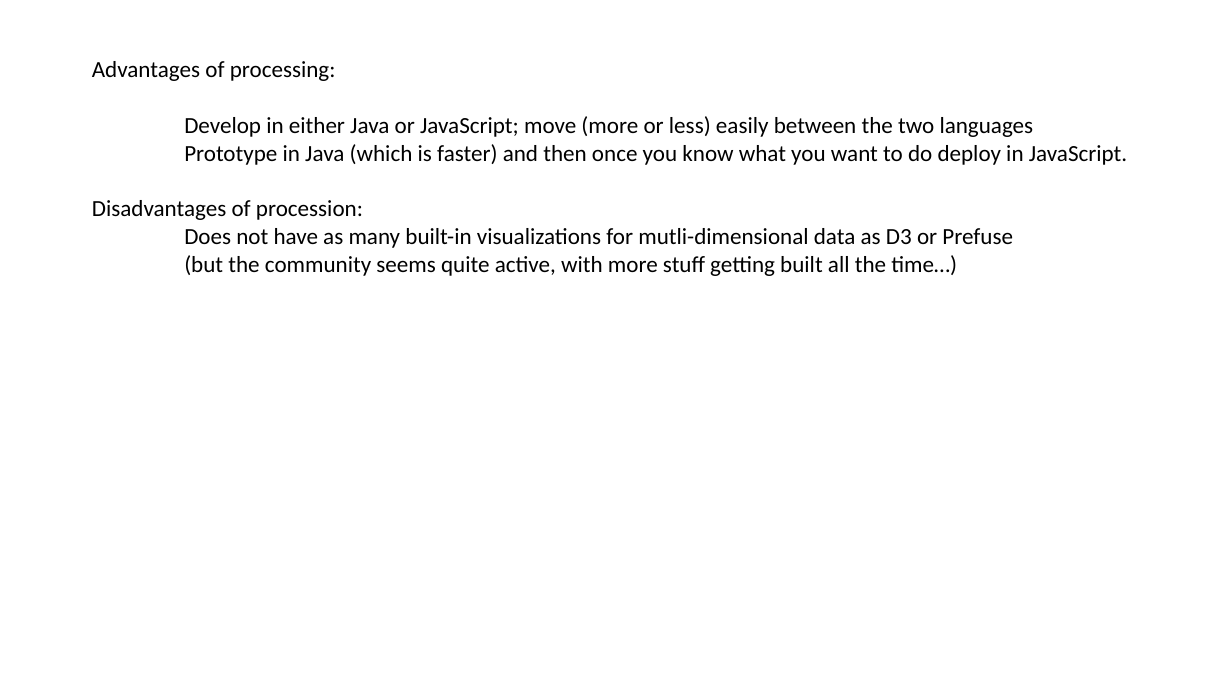
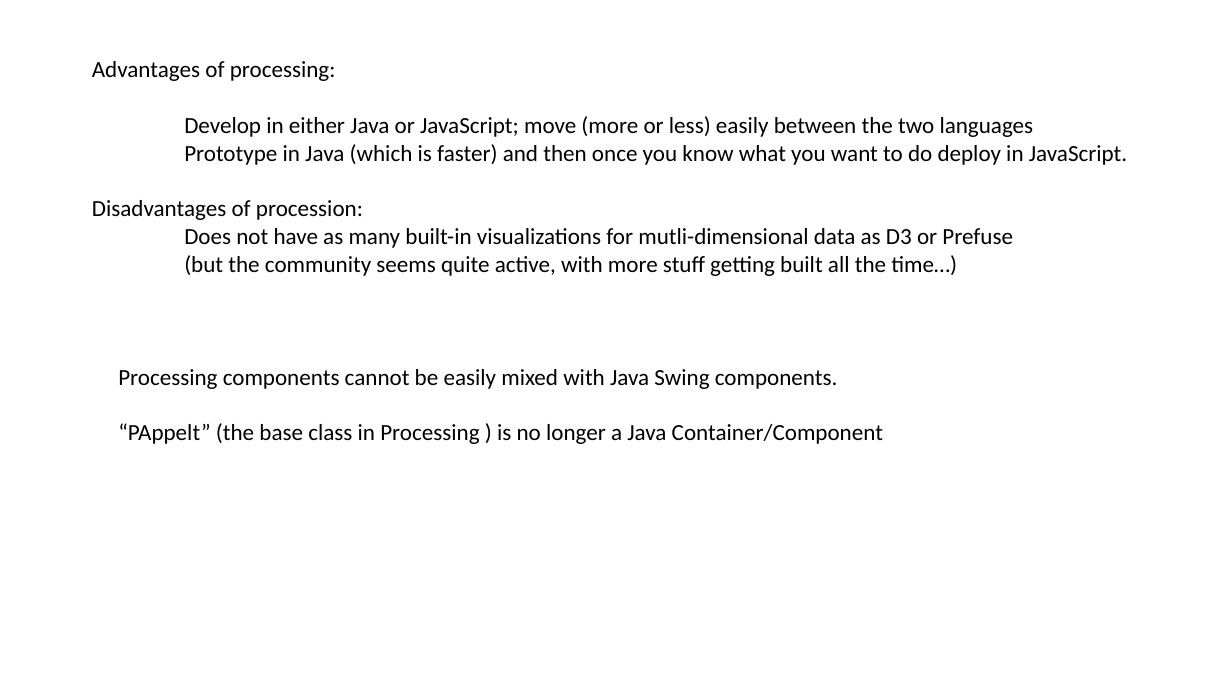
Before and after one commit to afodor/afodor.github.io, a slide deck: slide 9 of classes/prog2015/Prog3-Lecture13.pptx. Drawn at 1232x693 pixels with LibreOffice and Linux fonts; fonts in the diff are those of the drawing. Boxes give left, top, right and bottom in pixels: in the first picture for what was removed or moved away, otherwise in the second. Text is boxed around its words. In the diff, an @@ line names an element or a change of style, - is before the commit and + after.

```diff
--- a/classes/prog2015/Prog3-Lecture13.pptx
+++ b/classes/prog2015/Prog3-Lecture13.pptx
@@ text added at [118, 369, 883, 444], 18 pt, text #000000 @@
+Processing components cannot be easily mixed with Java Swing components.
+“PAppelt” (the base class in Processing ) is no longer a Java Container/Component
```
Also in this commit, not shown: 5 slides added.
